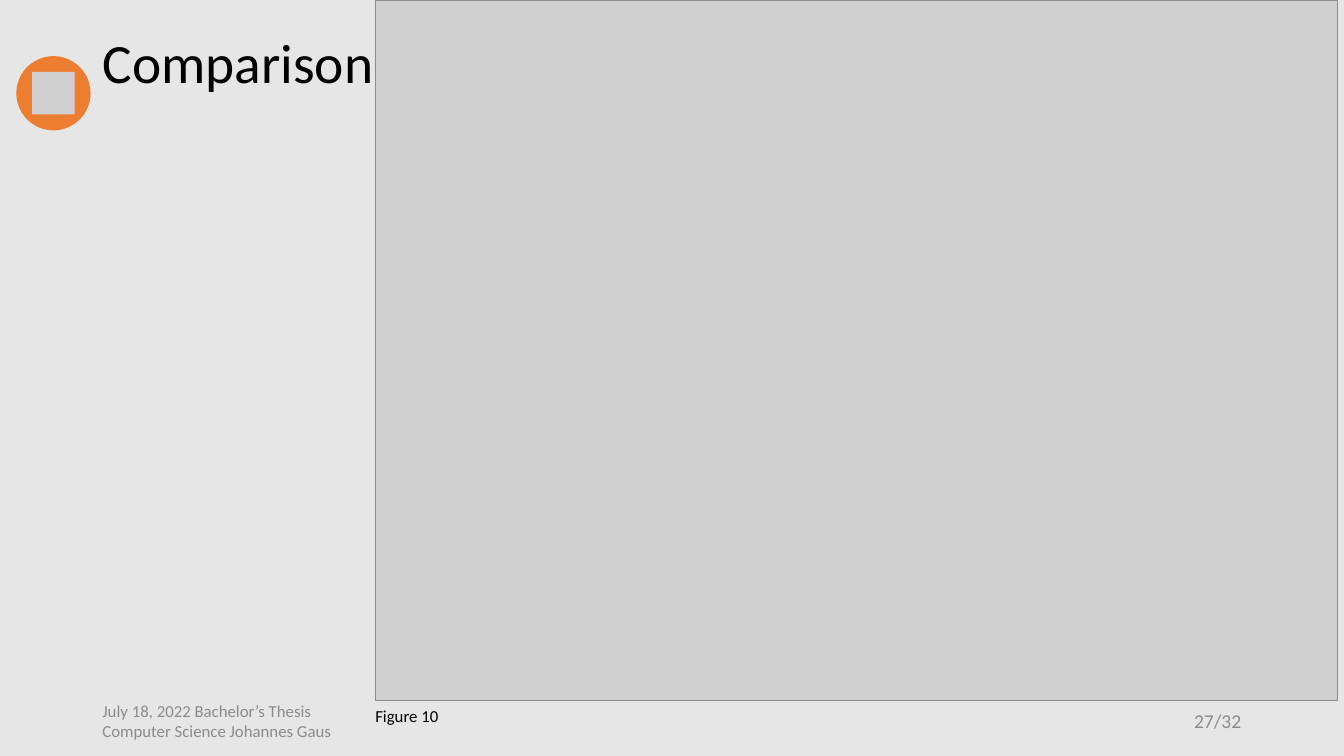
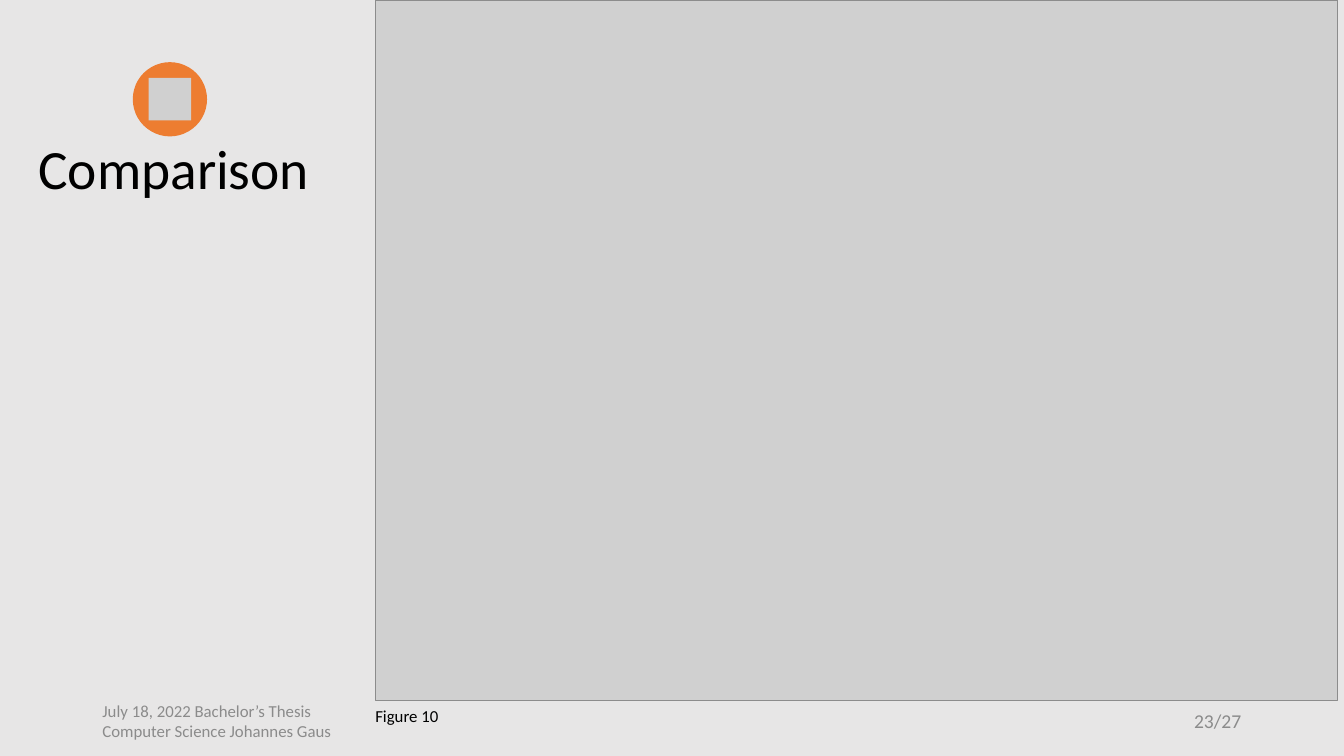
Before and after one commit to jo997/BA-WindPowerForecasting, a slide deck: slide 23 of thesis work/Thesis Defense/Thesis Defense.pptx (slide 27 before the commit). Drawn at 1344x756 pixels with LibreOffice and Linux fonts; fonts in the diff are those of the drawing; grey boxes stand for pictures. Boxes give left, top, right and bottom in pixels: in the first picture for what was removed or moved away, otherwise in the second. Text is boxed around its words. In the diff, an @@ line names an element or a change of style, - is before the commit and + after.

```diff
--- a/thesis work/Thesis Defense/Thesis Defense.pptx
+++ b/thesis work/Thesis Defense/Thesis Defense.pptx
@@ ellipse: place and size @@
-ellipse at [16, 56, 91, 131]
+ellipse at [133, 63, 208, 137]
@@ picture: place and size @@
-picture at [32, 72, 75, 114]
+picture at [148, 78, 191, 120]
@@ title "Comparison": place and size @@
-title "Comparison" at [102, 45, 373, 92]
+title "Comparison" at [38, 151, 309, 198]
@@ page number at [1194, 714, 1241, 729]: text changed @@
-27/32
+23/27
```
Also in this commit, not shown: 13 other slides changed, 5 slides removed, 2 other files.
